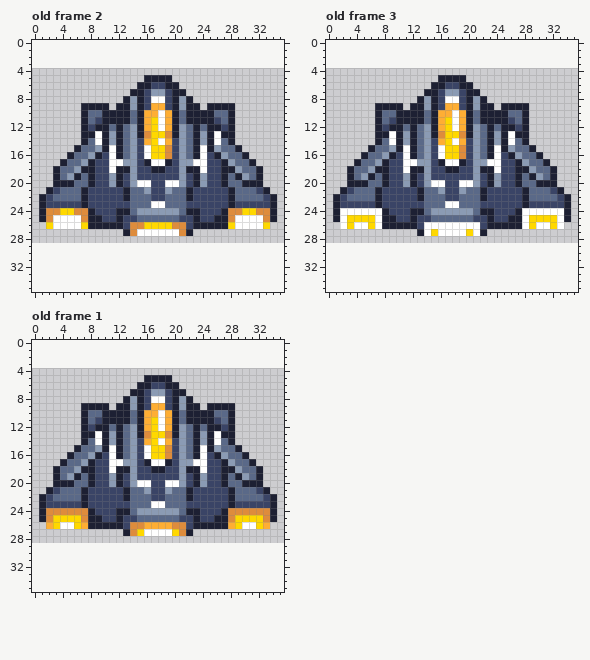
Two versions of one pixel-art file, public/sprites/spaceship.aseprite. That is the earlier state.
36x25 pixels, 3 frames. Shown: old frame 2, old frame 3, old frame 1. The old version is drawn lined up with the new one, on the new canvas. The commit also changed other frames, which this record leaves out.
The result:
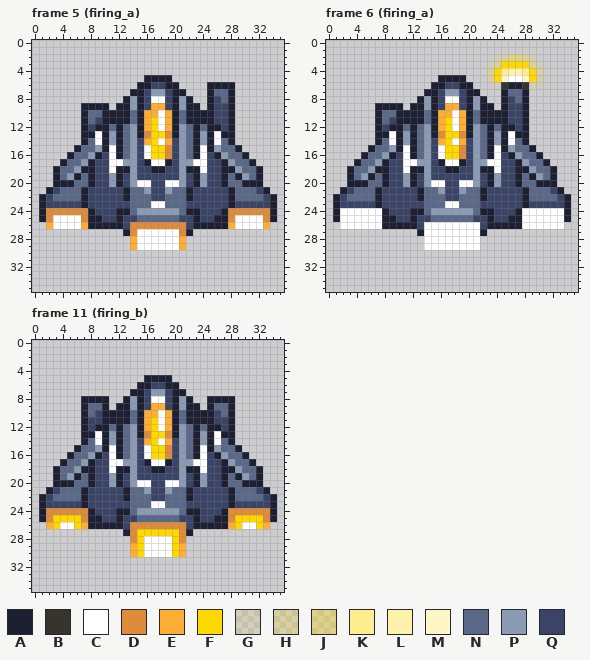
Palette (. is transparent): A #1d2033  B #36342d  C #ffffff  D #de8c3c  E #feae34  F #ffd800  G #ffd8001c  H #ffd80038  J #ffd80055  K #ffee8e  L #fff2aa  M #fff6c7  N #5a6988  P #8b9bb4  Q #3a4466
A new or re-ordered frame is compared with the old frame closest to it.
Change:
canvas 36x25 -> 36x36, the old top-left corner now at 0,4
frames 3 -> 12
--- frame 5 (firing_a) is new; against old frame 2
@@ x 23..30 @@
  5 ........
- 6 ........
- 7 ........
- 8 ........
- 9 A.AAAA..
-10 AAANNA..
-11 AAAQNA..
+ 6 ..AAAA..
+ 7 ..ANNA..
+ 8 ..AQNA..
+ 9 A.AQQA..
+10 AAAQQA..
+11 AAAQQA..
 12 ANAAQA..
@@ x 0..35 @@
 23 .AQQQQQAQQQQQQNNNCCNNNQQQQQQAQQQQQA.
-24 .ADDFFDDAQQQAANPPPPPPNAAQQQADDFFDDA.
+24 .ADDDDDDAQQQAANPPPPPPNAAQQQADDDDDDA.
 25 .ADCCCCDAAQQAQQNNNNNNQQAQQAADCCCCDA.
-26 ..FCCCCFAAAAAQDDFFFFDDQAAAAAFCCCCF..
+26 ..ECCCCEAAAAAQDDDDDDDDQAAAAAECCCCE..
 27 .............ADCCCCCCDA.............
-28 ....................................
-29 ....................................
+28 ..............ECCCCCCE..............
+29 ..............ECCCCCCE..............
 30 ....................................
--- frame 6 (firing_a) is new; against old frame 3
@@ x 21..32 @@
  1 ............
- 2 ............
- 3 ............
- 4 ............
- 5 ............
- 6 ............
- 7 A...........
- 8 PA..........
- 9 PAA.AAAA....
-10 NAAAANNA....
-11 NAAAAQNA....
+ 2 ...GHJJHG...
+ 3 ..GHFFFFHG..
+ 4 ..HFKLLKFH..
+ 5 ..HFMCCMFH..
+ 6 ...GBAABGG..
+ 7 A...ANNA....
+ 8 PA..AQNA....
+ 9 PAA.AQQA....
+10 NAAAAQQA....
+11 NAAAAQQA....
 12 PNANAAQA....
@@ x 0..35 @@
 24 .ACCCCCCAQQQAANPPPPPPNAAQQQACCCCCCA.
-25 .ACFFFFCAAQQAQQNNNNNNQQAQQAACFFFFCA.
-26 ..CFCCFCAAAAAQCCCCCCCCQAAAAACFCCFC..
-27 .............ACFCCCCFCA.............
-28 ....................................
-29 ....................................
+25 .ACCCCCCAAQQAQQNNNNNNQQAQQAACCCCCCA.
+26 ..CCCCCCAAAAAQCCCCCCCCQAAAAACCCCCC..
+27 .............ACCCCCCCCA.............
+28 ..............CCCCCCCC..............
+29 ..............CCCCCCCC..............
 30 ....................................
--- frame 11 (firing_b) is new; against old frame 1
@@ x 0..35 @@
  7 ..............AAQPPQAA..............
- 8 .............APAQCCQAPA.............
- 9 .......AAAA.AAPAQEEQAPAA.AAAA.......
-10 .......ANNAAAANAEECEANAAAANNA.......
-11 .......ANQAAAANAEFCEANAAAAQNA.......
+ 8 .......AAAA..APAQCCQAPA..AAAA.......
+ 9 .......ANNA.AAPAQEEQAPAA.ANNA.......
+10 .......ANQAAAANAEECEANAAAAQNA.......
+11 .......AQQAAAANAEFCEANAAAAQQA.......
 12 .......AQAANANPAEFCEAPNANAAQA.......
@@ x 12..23 @@
 25 AQQNNNNNNQQA
-26 AQDDEEEEDDQA
-27 .ADFCCCCFDA.
-28 ............
-29 ............
-30 ............
+26 AQDDDDDDDDQA
+27 .ADFFFFFFDA.
+28 ..DFCCCCFD..
+29 ..EFCCCCFE..
+30 ..EFCCCCFE..
 31 ............
